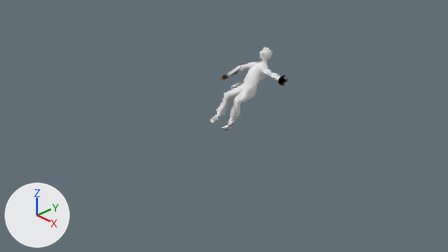
Two versions of the Blender file resources/blender/actual_with_poses.blend, one commit apart.
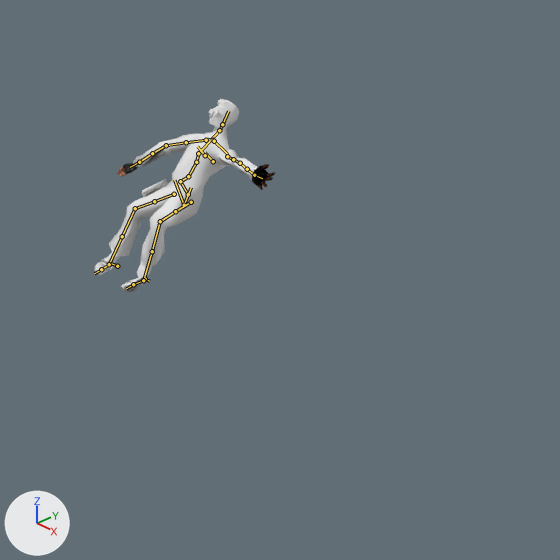
Each version is shown from the file's camera 'Camera', then close up on the part from 38% to 92% of the width and 2% to 98% of the height. The lights are fixed; the arrows at lower left show +X, +Y and +Z. The older version's two pictures come first. Both versions are drawn at frame 4 of the action 'Death'; the numbers are the values there. The bones that change, and the others that lie on the model, are drawn over the model as lines in the close-ups.

Names of what the first close-up shows: 'Leet_Full'.
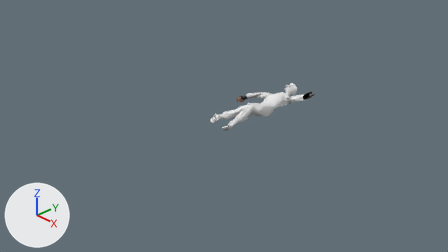
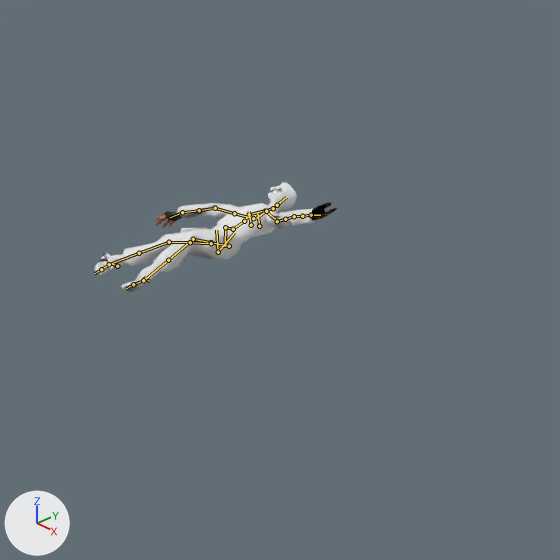
Changed parts and their boxes [x1, y1, x2, y2] in the close-ups (560 x 560 px):
'Leet_Full', posed (34% wider, 43% shorter): before [93, 99, 275, 292]; after [93, 182, 337, 292]

Patch to the scene script:
```diff
--- a/resources/blender/actual_with_poses.blend.py
+++ b/resources/blender/actual_with_poses.blend.py
@@ bone_torso @@
 bone_torso = bpy.data.objects['rig'].pose.bones['torso']  # child of 'MCH-torso.parent'
-bone_torso.location = (0.154, 0.479, -0.308)
-bone_torso.rotation_quaternion = (0.956, -0.279, -0.005, -0.09)  # degrees (-32, -3, -10)
+bone_torso.location = (0.358, 0.742, -0.732)
+bone_torso.rotation_quaternion = (0.8, -0.583, -0.075, -0.122)  # degrees (-71, -15, -6)
@@ bone_hand_ik_r @@
 bone_hand_ik_r = bpy.data.objects['rig'].pose.bones['hand_ik.R']  # child of 'MCH-hand_ik.parent.R'
-bone_hand_ik_r.location = (0.539, -0.052, -0.713)
-bone_hand_ik_r.rotation_quaternion = (1.0, 0.0, 0.0, 0.0)  # degrees (0, 0, 0)
+bone_hand_ik_r.location = (0.52, 0.008, -0.577)
+bone_hand_ik_r.rotation_quaternion = (0.939, -0.045, 0.34, 0.037)  # degrees (-4, 40, 3)
```
